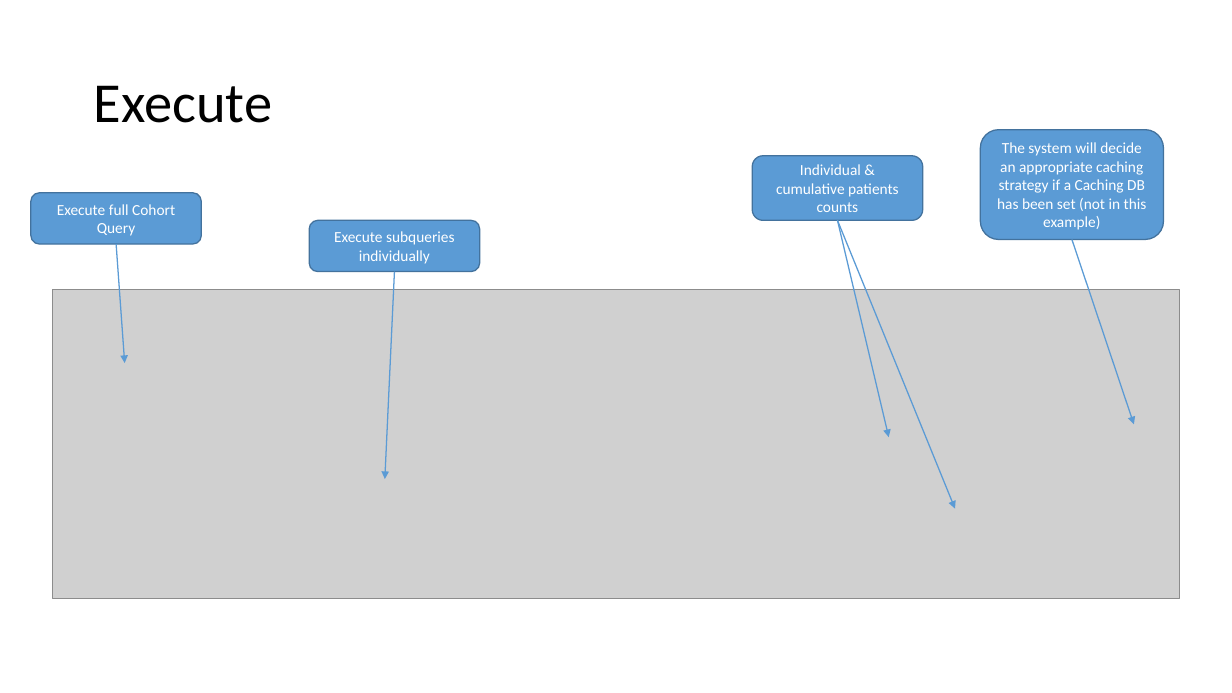
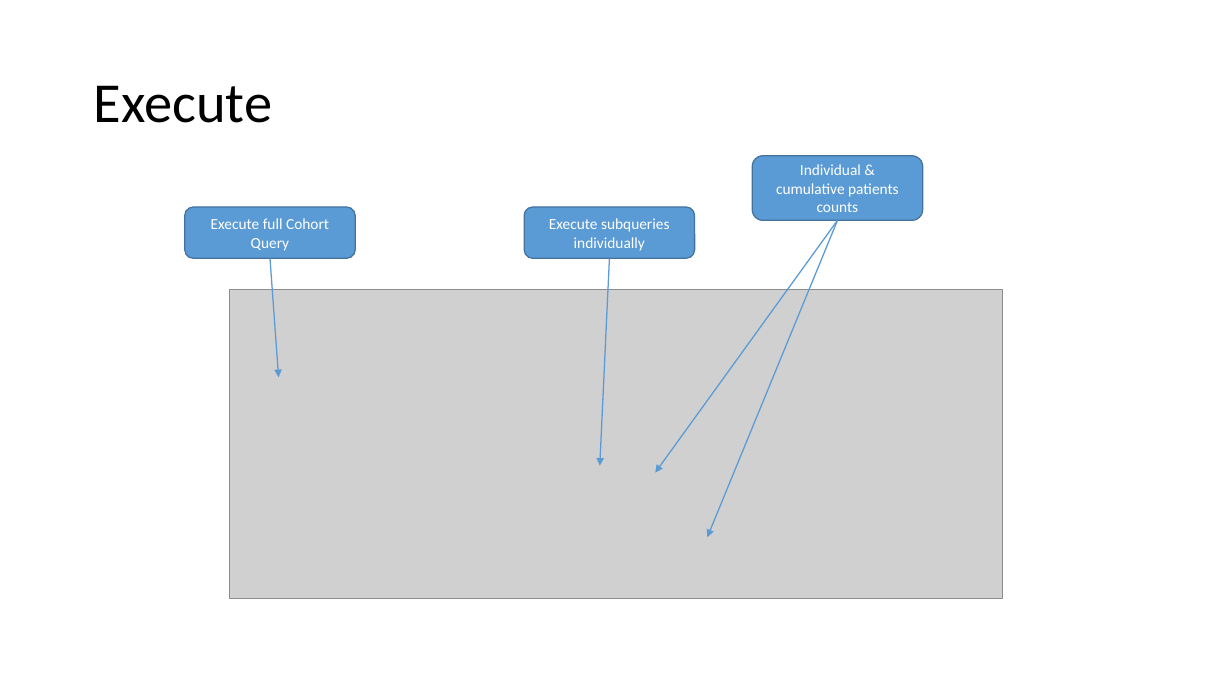
Before and after one commit to HicServices/RDMP, a slide deck: slide 15 of Documentation/Training/CohortBuilder.pptx. Drawn at 1232x693 pixels with LibreOffice and Linux fonts; fonts in the diff are those of the drawing; grey boxes stand for pictures. Boxes give left, top, right and bottom in pixels: in the first picture for what was removed or moved away, otherwise in the second. Text is boxed around its words. In the diff, an @@ line names an element or a change of style, - is before the commit and + after.

```diff
--- a/Documentation/Training/CohortBuilder.pptx
+++ b/Documentation/Training/CohortBuilder.pptx
@@ rounded rectangle removed at (981,129,1164,239) @@
-The system will decide an appropriate caching strategy if a Caching DB has been set (not in this example)
@@ rounded rectangle "Execute full Cohort Query": place and size @@
-rounded rectangle "Execute full Cohort Query" at (30,193,201,244)
+rounded rectangle "Execute full Cohort Query" at (185,207,355,258)
@@ rounded rectangle "Execute subqueries individually": place and size @@
-rounded rectangle "Execute subqueries individually" at (310,220,480,271)
+rounded rectangle "Execute subqueries individually" at (524,207,694,258)
@@ arrow moved from (837, 220) - (889, 437) to (837, 220) - (655, 473) @@
@@ arrow moved from (837, 220) - (956, 508) to (837, 220) - (708, 537) @@
@@ arrow removed from (1072, 239) to (1134, 424) @@
@@ arrow moved from (116, 244) - (125, 363) to (270, 259) - (279, 377) @@
@@ arrow moved from (395, 272) - (385, 479) to (610, 259) - (600, 466) @@
@@ picture: place and size @@
-picture at (53,290,1179,599)
+picture at (230,290,1003,599)
```
Also in this commit, not shown: 2 other slides changed.
